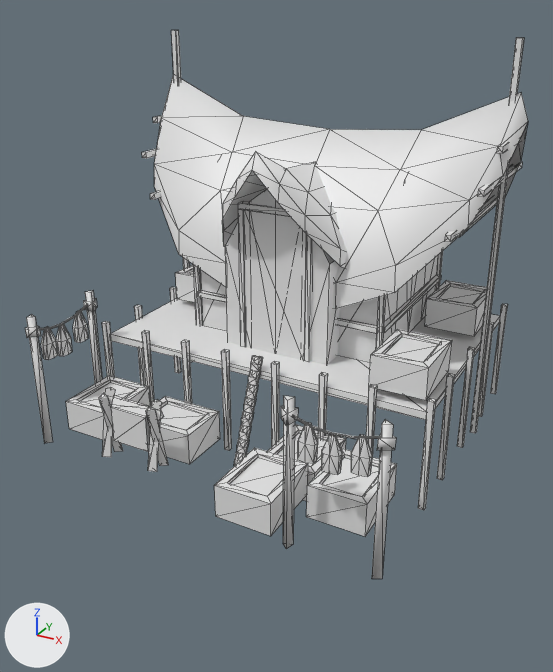
Renders of the COLLADA model art/meshes/structural/vietnam/farmstead.dae from each side of a commit.
Camera for both pictures: a 50 mm lens placed at (10.9, -23.6, 13.1), pointed at (0.0, -3.6, 3.2). Arrows for +X, +Y and +Z are at lower left; the lights stay in place. The older version comes first. Mesh edges are drawn as thin lines. Materials are left out; every surface is plain grey. Where no turn or scale is listed for an object, it has been applied to the vertices.

Names of what the first picture shows: 'farmstead'.
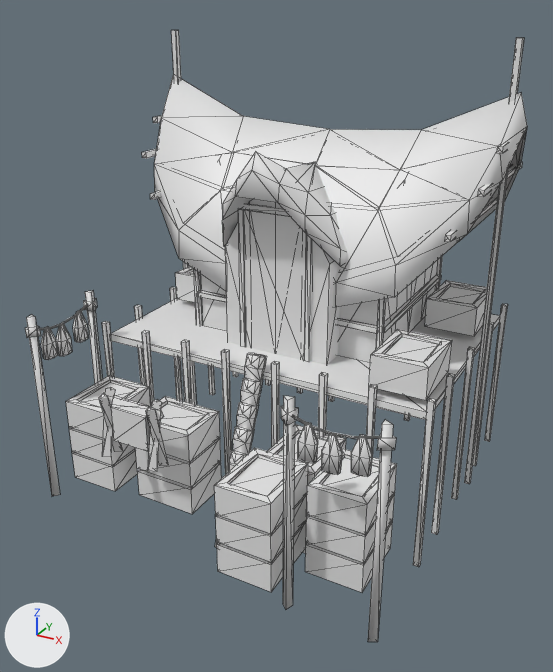
The newer file is also turned or shifted as a whole; pictures and numbers use the older file's frame.

Changed parts and their boxes (x1, y1, x2, y2) in the pictures (553 x 672 px; the box of a moved part takes in the faces that stretch with it):
'farmstead', reshaped (11% taller)
    before: (25, 30, 528, 579)
    after: (25, 30, 527, 642)
part 1 of me_esfera_15625, added
    after: (69, 428, 135, 466)
part 2 of me_esfera_15625, added
    after: (306, 493, 395, 564)
part 3 of me_esfera_15625, added
    after: (216, 494, 307, 564)
part 4 of me_esfera_15625, added
    after: (135, 437, 221, 488)
part 5 of me_esfera_15625, added
    after: (72, 449, 137, 491)
part 6 of me_esfera_15625, added
    after: (305, 519, 393, 592)
part 7 of me_esfera_15625, added
    after: (217, 520, 306, 592)
part 8 of me_esfera_15625, added
    after: (137, 461, 221, 514)
part 9 of me_esfera_15625, added (mostly hidden)
    after: (492, 135, 524, 203)
part 10 of me_esfera_15625, moved or reshaped
    before: (26, 30, 528, 579)
    after: (26, 30, 527, 642)

The change, as a diff of the scene's bpy script:
```diff
--- a/art/meshes/structural/vietnam/farmstead.dae.py
+++ b/art/meshes/structural/vietnam/farmstead.dae.py
@@ me_esfera_15625 @@
 # used by ob_farmstead; location = (0.0, 0.0, 0.0)
-me_esfera_15625.from_pydata(...)  # 1221 vertices, 1854 faces; spans x -6.48..6.32, y -9.31..3.47, z -0.56..12.17
+me_esfera_15625.from_pydata(...)  # 1436 vertices, 2408 faces; spans x -6.48..6.32, y -9.31..3.47, z -2.86..12.17
+# me_esfera_15625 part 1: the loose piece of 16 vertices spanning x -5.55..-3.82, y -7.7..-5.56, z 0.25..1.27 is copied, and the copy is moved by (0.0, 0.0, -0.94); it spans x -5.55..-3.82, y -7.7..-5.56, z -0.7..0.33
+# me_esfera_15625 part 2: the loose piece of 16 vertices spanning x 3.38..5.11, y -8.14..-6.0, z 0.25..1.27 is copied, and the copy is moved by (0.0, 0.0, -0.94); it spans x 3.38..5.11, y -8.14..-6.0, z -0.7..0.33
+# me_esfera_15625 part 3: the loose piece of 16 vertices spanning x 1.2..2.93, y -9.31..-7.17, z 0.25..1.27 is copied, and the copy is moved by (0.0, 0.0, -0.94); it spans x 1.2..2.93, y -9.31..-7.17, z -0.7..0.33
+# me_esfera_15625 part 4: the loose piece of 16 vertices spanning x -3.28..-1.14, y -7.17..-5.43, z -0.04..0.98 is copied, and the copy is moved by (0.0, 0.0, -0.94); it spans x -3.28..-1.14, y -7.17..-5.43, z -0.98..0.04
+# me_esfera_15625 part 5: the loose piece of 16 vertices spanning x -5.55..-3.82, y -7.7..-5.56, z 0.25..1.27 is copied, and the copy is moved by (0.0, 0.0, -1.88); it spans x -5.55..-3.82, y -7.7..-5.56, z -1.63..-0.61
+# me_esfera_15625 part 6: the loose piece of 16 vertices spanning x 3.38..5.11, y -8.14..-6.0, z 0.25..1.27 is copied, and the copy is moved by (0.0, 0.0, -1.88); it spans x 3.38..5.11, y -8.14..-6.0, z -1.63..-0.61
+# me_esfera_15625 part 7: the loose piece of 16 vertices spanning x 1.2..2.93, y -9.31..-7.17, z 0.25..1.27 is copied, and the copy is moved by (0.0, 0.0, -1.88); it spans x 1.2..2.93, y -9.31..-7.17, z -1.63..-0.61
+# me_esfera_15625 part 8: the loose piece of 16 vertices spanning x -3.28..-1.14, y -7.17..-5.43, z -0.04..0.98 is copied, and the copy is moved by (0.0, 0.0, -1.88); it spans x -3.28..-1.14, y -7.17..-5.43, z -1.92..-0.9
+# me_esfera_15625 part 9: a new loose piece of 55 vertices spanning x -6.41..6.25, y -3.15..3.01, z 4.6..10.48
+# me_esfera_15625 part 10
+# 114 vertices in x -6.21..5.94, y -9.12..3.38, z -0.56..-0.17 move by (0.0, 0.0, -2.09)
+# 15 vertices in x -6.48..6.32, y -3.35..3.21, z 4.39..9.93 move by (0.0, 0.0, -0.15)
+# 4 vertices in x -6.2..6.04, y -1.18..1.04, z 8.54 move by (0.0, 0.0, -0.14)
+# 139 vertices move from x -0.11..1.91, y -6.37..-3.35, z -0.34..4.39 to x -0.23..1.91, y -7.46..-3.35, z -2.86..4.44
+# 186 new faces join them
+# other edits to the shape of me_esfera_15625 do not show in these pictures
```
